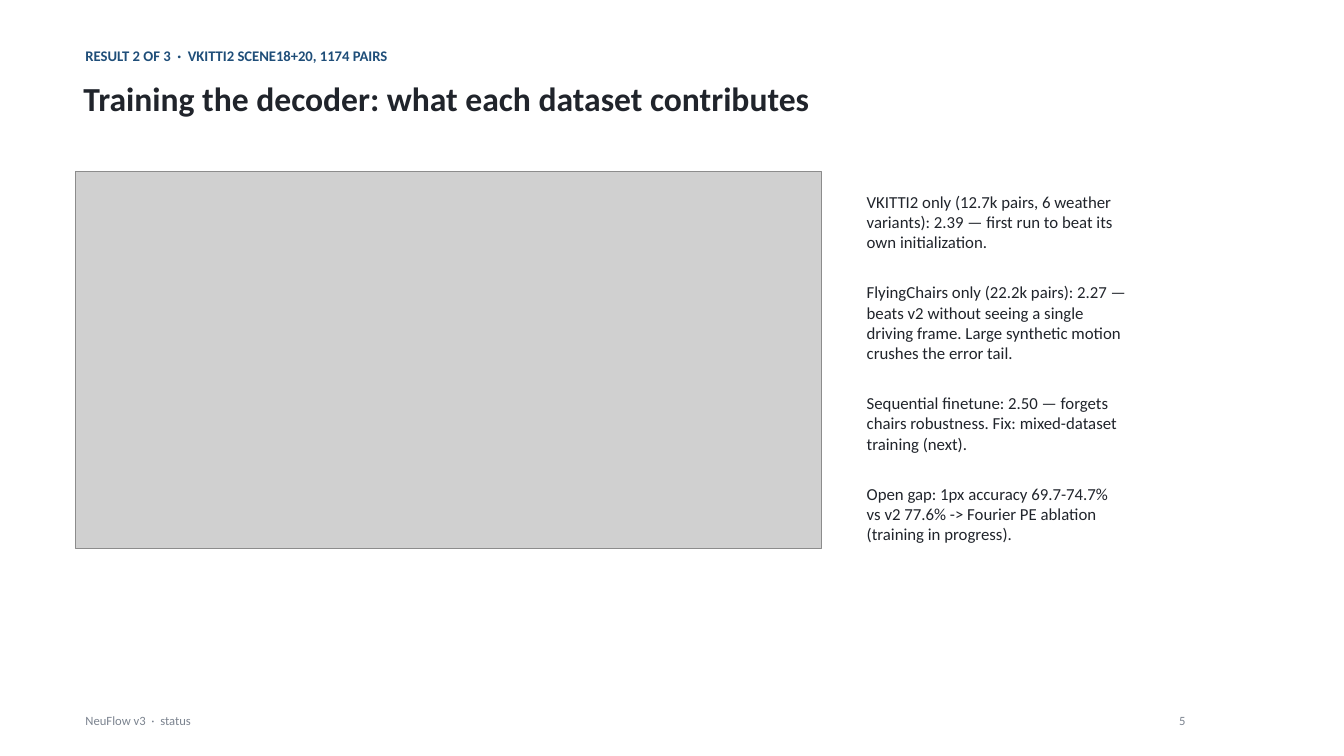
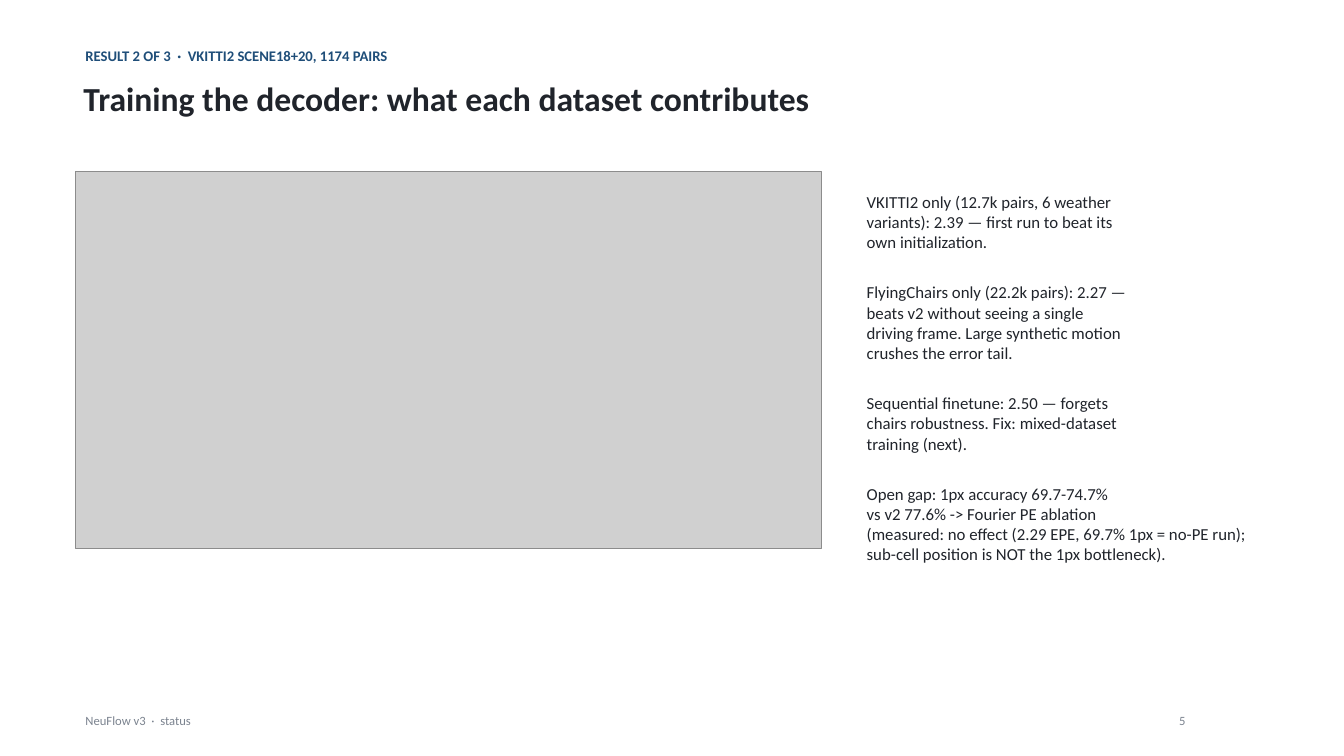
Before and after one commit to shrirag10/Neuflowv3, a slide deck: slide 5 of docs/NeuFlow_v3_status.pptx. Drawn at 1344x756 pixels with LibreOffice and Linux fonts; fonts in the diff are those of the drawing; grey boxes stand for pictures. Boxes give left, top, right and bottom in pixels: in the first picture for what was removed or moved away, otherwise in the second. Text is boxed around its words. In the diff, an @@ line names an element or a change of style, - is before the commit and + after.

```diff
--- a/docs/NeuFlow_v3_status.pptx
+++ b/docs/NeuFlow_v3_status.pptx
@@ text at bbox=[867, 528, 1245, 563]: text changed @@
-(training in progress).
+(measured: no effect (2.29 EPE, 69.7% 1px = no-PE run); sub-cell position is NOT the 1px bottleneck).
```
Also in this commit, not shown: 2 other slides changed, 3 other files.
